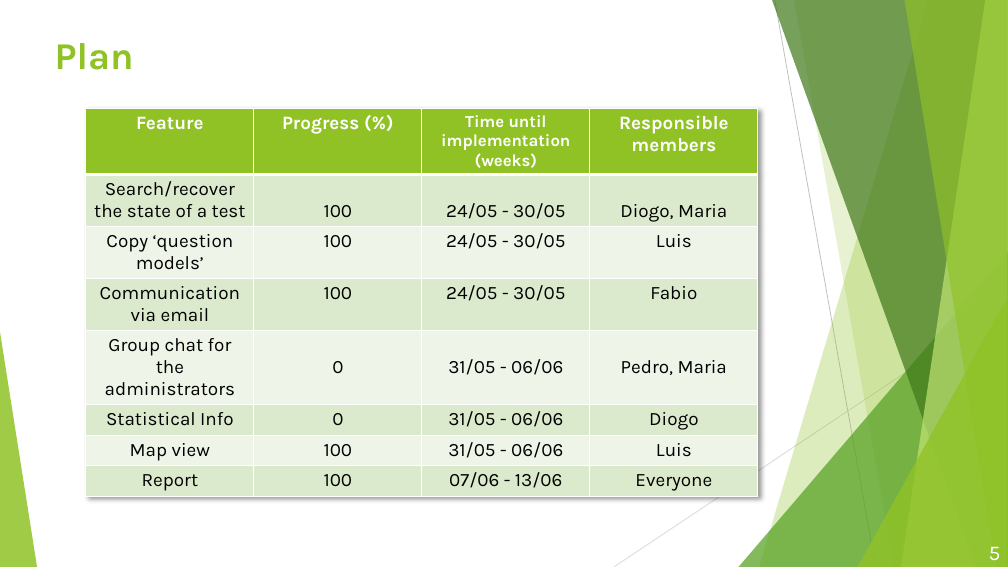
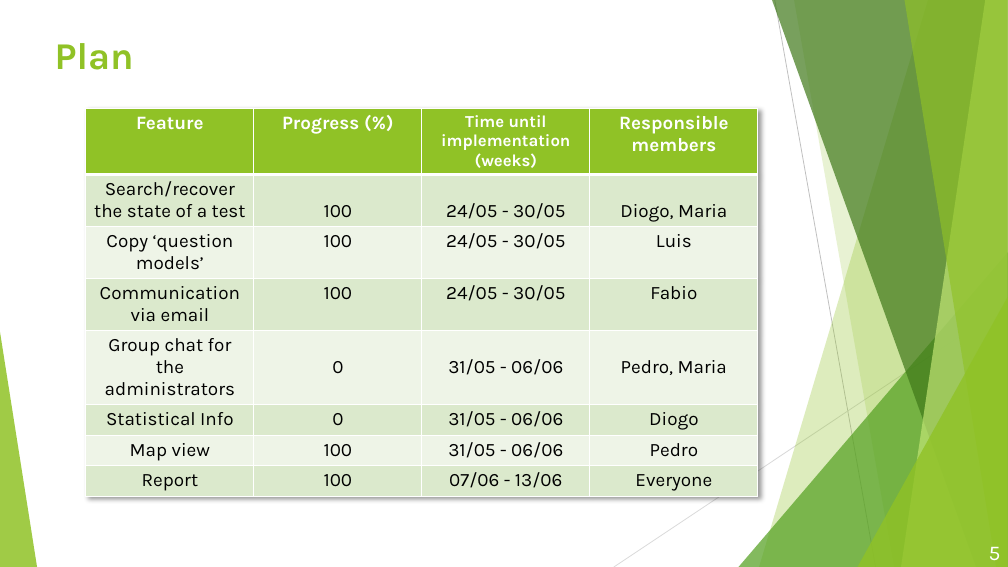
Before and after one commit to Mariainesrocha/Projeto_Informatica, a slide deck: slide 5 of Docs/PowerPoints/PMATE-Transition(Final).pptx. Drawn at 1008x567 pixels with LibreOffice and Linux fonts; fonts in the diff are those of the drawing. Boxes give left, top, right and bottom in pixels: in the first picture for what was removed or moved away, otherwise in the second. Text is boxed around its words. In the diff, an @@ line names an element or a change of style, - is before the commit and + after.

```diff
--- a/Docs/PowerPoints/PMATE-Transition(Final).pptx
+++ b/Docs/PowerPoints/PMATE-Transition(Final).pptx
@@ table at (86, 108, 758, 526) @@
-row 7, column 4: Luis
+row 7, column 4: Pedro
```
Also in this commit, not shown: 2 other slides changed.
